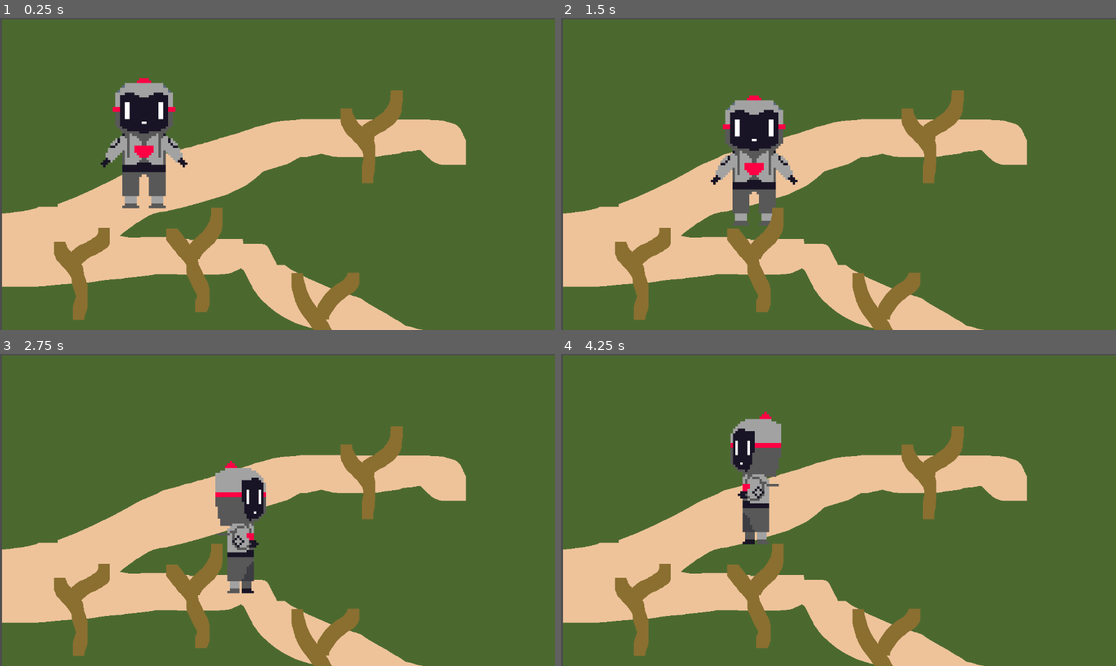
Above: before the commit, frames 1-4 (two rows, left to right).
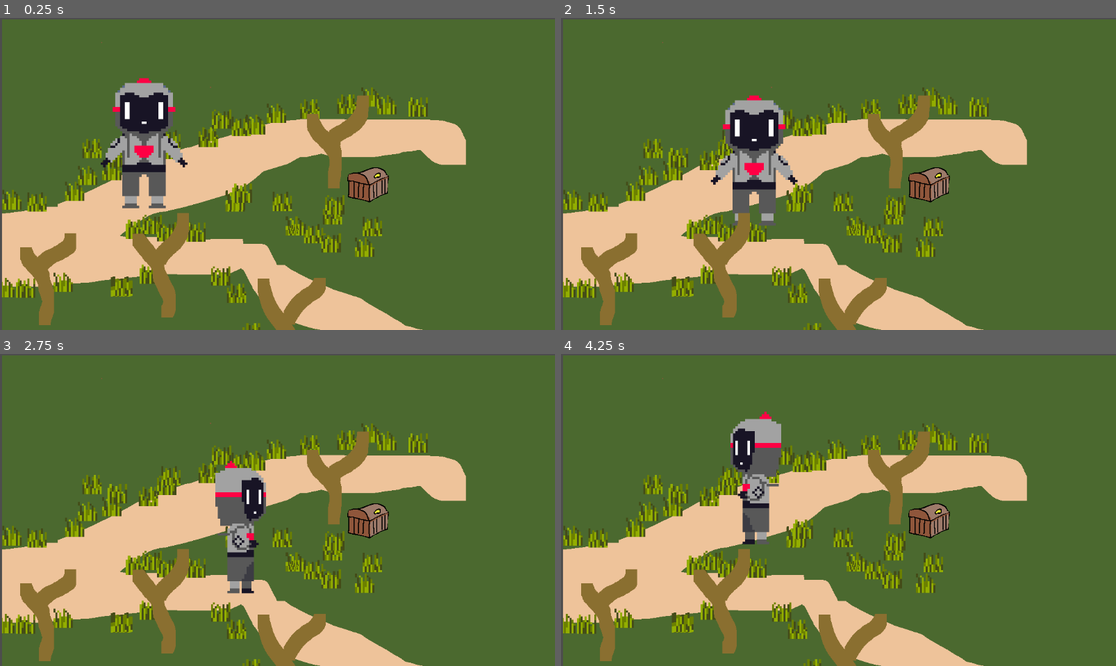
Above: after the commit, the same moments.

Repository: obimandias/game_alpha1
Game: Godot game, scene res://main_scene.tscn
The game is run twice, just before and just after one commit, with the same random seed, the same clock (stepped at 60 frames per second) and the same inputs.
Inputs:
- Up to frame 1 (0.25 s): no input
- Up to frame 2 (1.5 s): tap Enter at 0.5 s; hold Right (ui_right) 0.53-1.28 s; tap Shift (Run) at 0.6, 1.35 s; hold Down (ui_down) from 1.28 s (still down)
- Up to frame 3 (2.75 s): release Down (ui_down) at 2.03 s; hold Right (ui_right) from 2.03 s (still down); tap Shift (Run) at 2.1 s
- Up to frame 4 (4.25 s): release Right (ui_right) at 2.78 s; hold Up (ui_up) 2.78-3.53 s; tap Shift (Run) at 2.85, 3.6 s; hold Left (ui_left) from 3.53 s (still down)

The runs differ from the first frame. In frame 1, 14% of the frame differs, in the area x 0-78%, y 7-100%; in frame 2, 14%; in frame 3, 14%; in frame 4, 14%.

Commit message:
backdrops update:  chest

Diff:
--- a/main_scene.tscn
+++ b/main_scene.tscn
@@ -106,5 +106,5 @@
 script = ExtResource("7_1vwm8")
 
 [node name="Level1+1" type="Sprite2D" parent="."]
-position = Vector2(960, 541)
+position = Vector2(890, 552)
 texture = ExtResource("18_yjdba")
Binary file changed: backdrops/level1+0.png
Not shown, added: backdrops/.pxo
